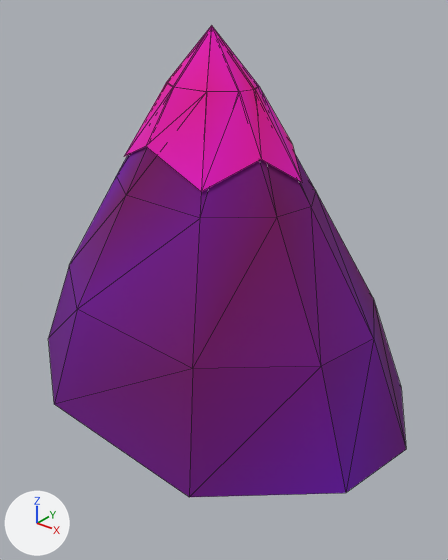
The glTF model ArtSource/Exports/Environment/Mountain_Back_01.glb as it was, and as the next commit left it.
Before and after are seen from a 50 mm camera at (32.8, -39.5, 33.4) aimed at (1.6, -0.4, 9.2). The axes (+X, +Y, +Z) are drawn at lower left. The lights are the same throughout. The picture after the commit comes second. Mesh edges are drawn as thin lines. Vertices at exactly the same position are counted once.

The first picture shows 'Mountain_Back_01'.
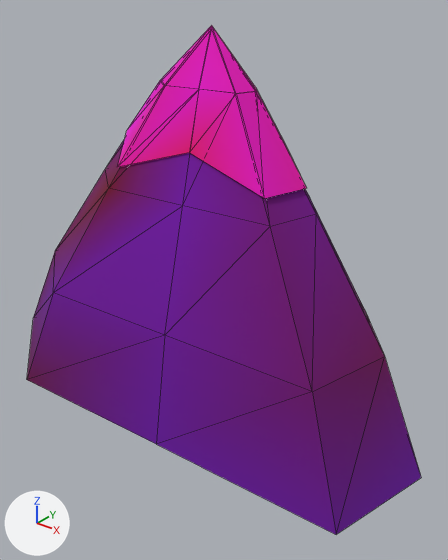
Pixel boxes (x1, y1, x2, y2) of what changed, in the pictures (448 x 560 px; the box of a moved part takes in the faces that stretch with it):
```json
{"object": "Mountain_Back_01", "change": "reshaped, recoloured", "before": [48, 25, 406, 497], "after": [27, 25, 421, 534], "on screen": "10% wider, 8% taller"}
{"part": 1, "of": "me_mountain_back_01", "change": "moved or reshaped", "before": [48, 25, 406, 497], "after": [27, 25, 421, 534]}
{"part": 2, "of": "me_mountain_back_01", "change": "recoloured", "before": [48, 25, 406, 497], "after": [27, 25, 421, 534]}
```

The change, as JSON lines over the scene's bpy script:
```json
{"block": "me_mountain_back_01", "where": "# used by ob_mountain_back_01; location = (0.0, 0.0, 0.0)"}
{"op": "remove", "block": "me_mountain_back_01", "code": "me_mountain_back_01.from_pydata(...)  # 56 vertices, 90 faces; spans x -22.4..19.3, y -13.6..14.4, z -2.0..30.2"}
{"op": "add", "block": "me_mountain_back_01", "code": "me_mountain_back_01.from_pydata(...)  # 56 vertices, 90 faces; spans x -23.9..21.6, y -12.0..12.9, z -2.0..30.2"}
{"block": "me_mountain_back_01", "change": "me_mountain_back_01 part 1: 54 of 56 vertices moved; they spanned x -22.4..19.3, y -13.6..14.4, z -2.0..25.8 and now span x -23.9..21.6, y -12.0..12.9, z -2.0..25.8; mean shift (-0.3, -0.1, 0.0); largest move (-22.4, 2.3, -2.0) -> (19.2, -9.7, -2.0)"}
{"block": "me_mountain_back_01", "change": "me_mountain_back_01 part 2: 90 faces centred in x -18.7..17.5, y -12.4..11.9, z 1.2..27.3 are repainted in the vertex colours; the middle colour goes from pink #fe00b8 to pink #fe00c9"}
```
